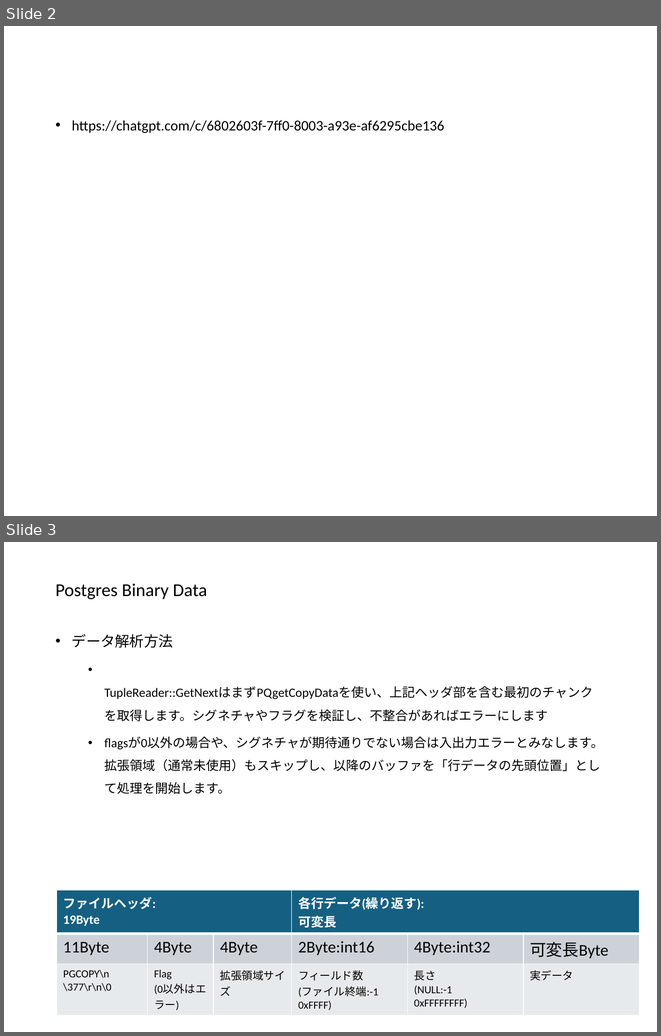
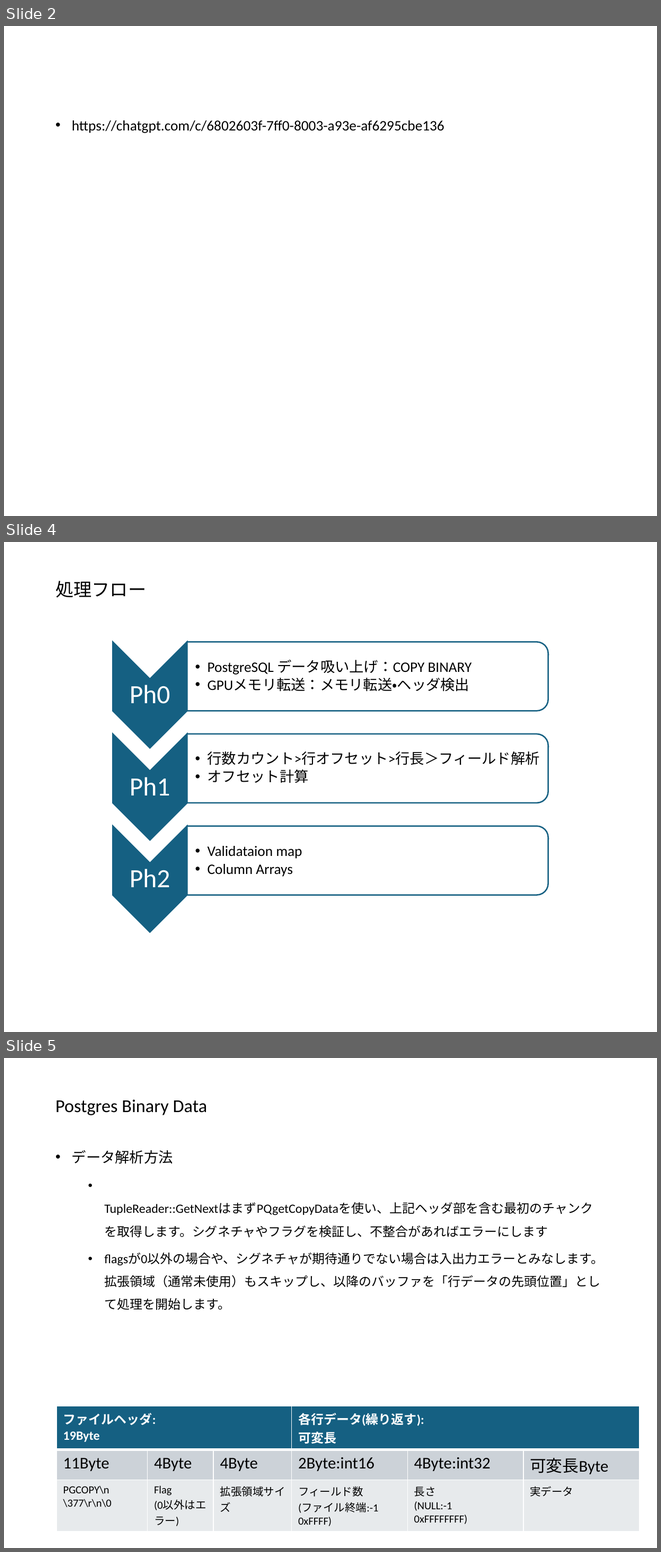
Before and after one commit to a-hirota/cu_pg_parquet, a slide deck: docs/ppt/gpuparse.pptx. Shown one above the other, each under a label of ours: slides 2 and 3 before the commit, slides 2, 4 and 5 after it; the slides between them are not shown. The pictures are 661x1036 and 661x1552 pixels, drawn with LibreOffice and Linux fonts; fonts in the diff are those of the drawing. Boxes give left, top, right and bottom in pixels: in the first picture for what was removed or moved away, otherwise in the second. Text is boxed around its words. In the diff, an @@ line names an element or a change of style, - is before the commit and + after.

```diff
--- a/docs/ppt/gpuparse.pptx
+++ b/docs/ppt/gpuparse.pptx
@@ slide 4 added at <box>4,542,657,1032</box>, background #FFFFFF @@
@@ title added at <box>55,581,146,598</box>, 20 pt, text #000000 @@
+処理フロー
@@ group added at <box>113,642,548,932</box>: 6 texts, 3 chevrons, 3 round same rects @@
+Ph0
+  • PostgreSQL データ吸い上げ：COPY BINARY
+  • GPUメモリ転送：メモリ転送・ヘッダ検出
+Ph1
+  • 行数カウント>行オフセット>行長＞フィールド解析
+  • オフセット計算
+Ph2
+  • Validataion map
+  • Column Arrays
@@ what was slide 3 is now slide 5 @@
```
Also in this commit, not shown: 2 other slides added.
